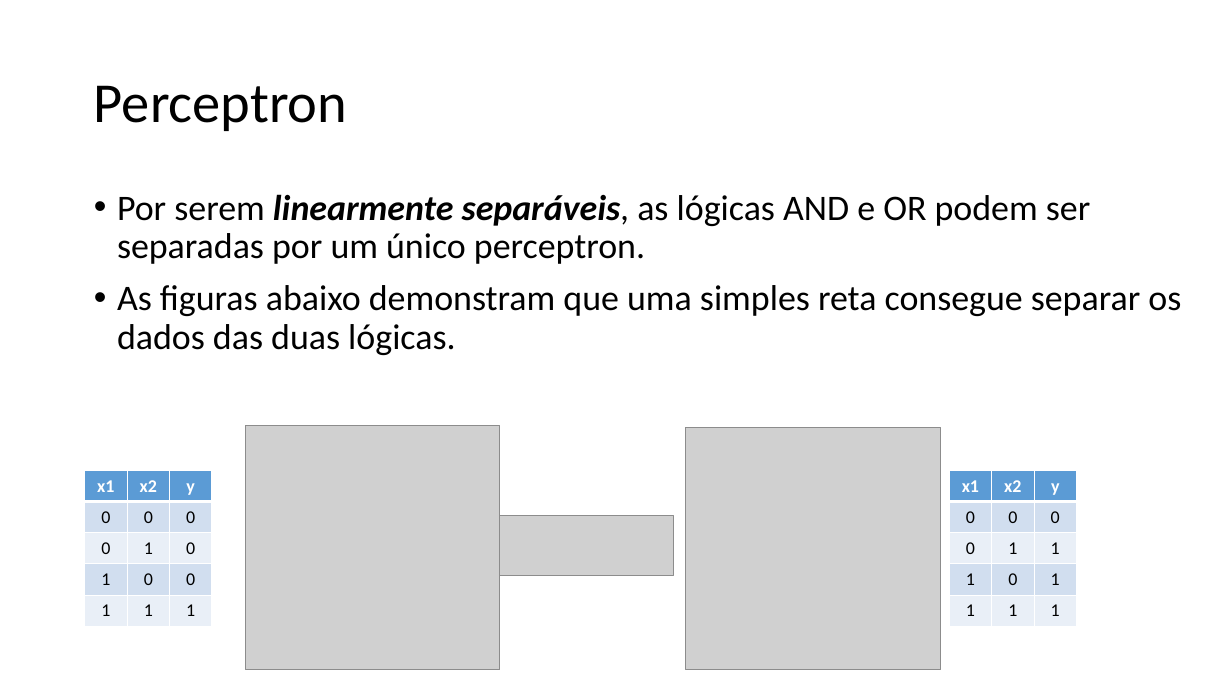
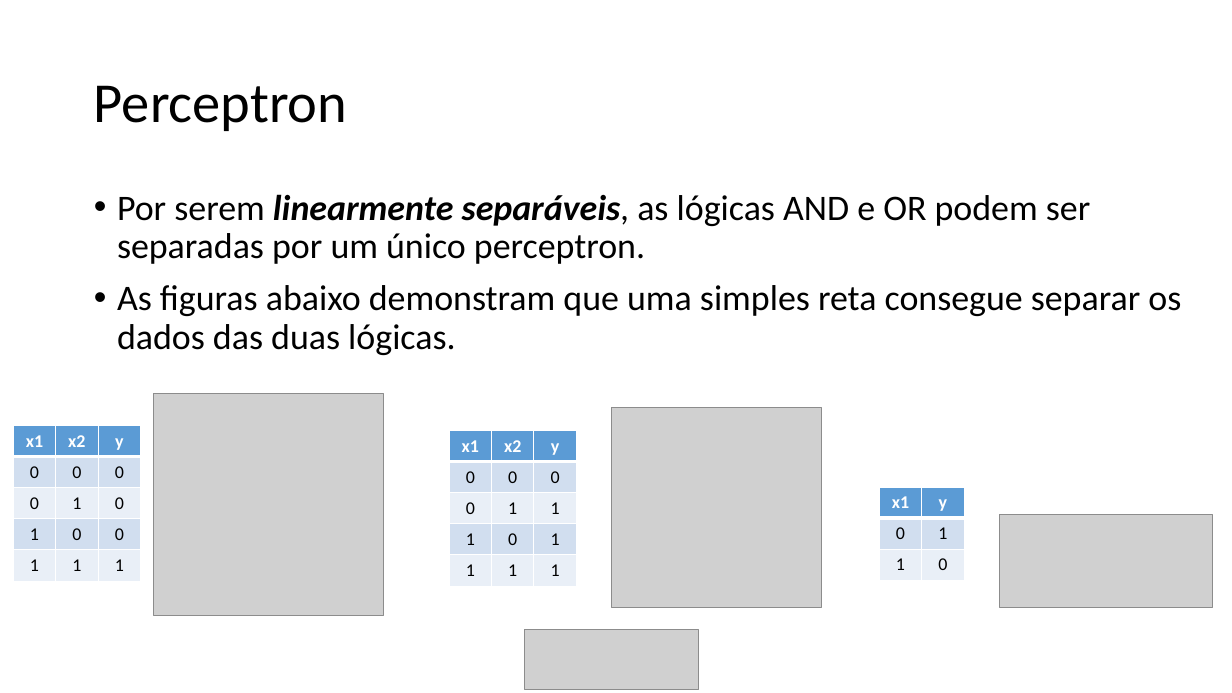
Before and after one commit to zz4fap/t320_aprendizado_de_maquina, a slide deck: slide 34 of slides/T320_Redes_Neurais_Artificiais (Parte I).pptx. Drawn at 1232x693 pixels with LibreOffice and Linux fonts; fonts in the diff are those of the drawing; grey boxes stand for pictures. Boxes give left, top, right and bottom in pixels: in the first picture for what was removed or moved away, otherwise in the second. Text is boxed around its words. In the diff, an @@ line names an element or a change of style, - is before the commit and + after.

Commit message:
update of slides

```diff
--- a/slides/T320_Redes_Neurais_Artificiais (Parte I).pptx
+++ b/slides/T320_Redes_Neurais_Artificiais (Parte I).pptx
@@ picture resized from (x1=246, y1=425, x2=500, y2=670) to (x1=153, y1=394, x2=384, y2=616) @@
@@ picture resized from (x1=686, y1=427, x2=941, y2=670) to (x1=612, y1=408, x2=822, y2=607) @@
@@ table moved from (x1=85, y1=470, x2=213, y2=625) to (x1=13, y1=425, x2=140, y2=579) @@
@@ table moved from (x1=949, y1=470, x2=1077, y2=625) to (x1=449, y1=431, x2=577, y2=585) @@
@@ table added at (x1=880, y1=487, x2=965, y2=579), 3 rows, 2 columns @@
+x1 | y
+0 | 1
+1 | 0
@@ picture added at (x1=1000, y1=515, x2=1213, y2=607) @@
@@ picture moved from (x1=500, y1=516, x2=674, y2=576) to (x1=525, y1=629, x2=699, y2=689) @@
```
Also in this commit, not shown: 1 other slide changed, 1 other file.
